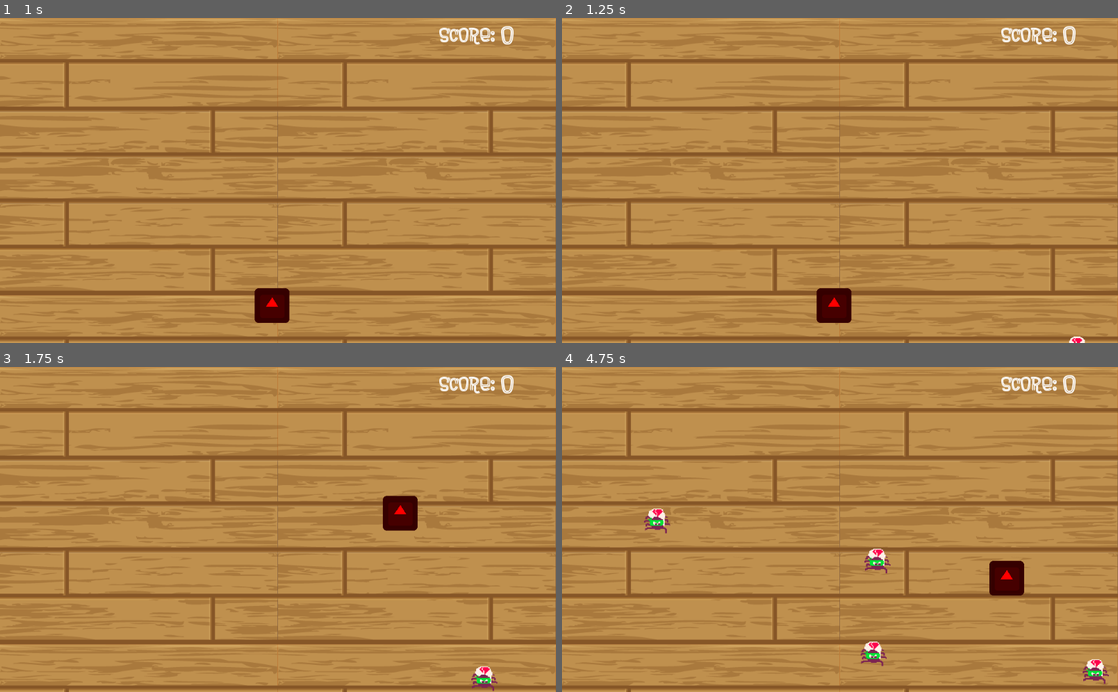
Above: before the commit, frames 1-4 (two rows, left to right).
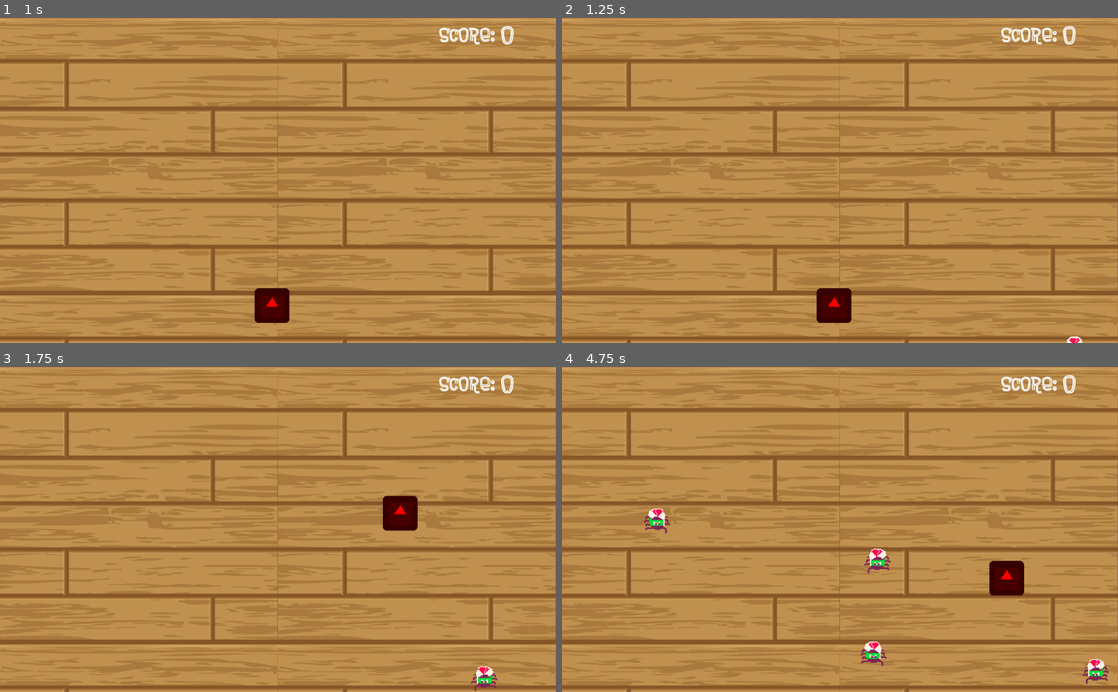
Above: after the commit, the same moments.

Repository: AtharvVohra/Spider-Swat
Game: Godot game, scene res://Scenes/Title.tscn
The game is run twice, just before and just after one commit, with the same random seed, the same clock (stepped at 60 frames per second) and the same inputs. The engine's default icon, where the game draws it, is replaced by a stand-in: a white triangle on a blue panel in a dark square.
Inputs (mouse positions are in pixels of both pictures, inside the frame that each line leads up to):
- Up to frame 1 (1 s): click "SPLAT!" at 0.5 s
- Up to frame 2 (1.25 s): no input
- Up to frame 3 (1.75 s): move the mouse to (400, 513) at 1.27 s; hold Right (ui_right) from 1.28 s (still down)
- Up to frame 4 (4.75 s): move the mouse to (728, 545) at 2.02 s; release Right (ui_right) at 2.03 s; hold Left (ui_left) 2.03-2.78 s; move the mouse to (895, 458) at 2.77 s; hold Right (ui_right) 2.78-4.28 s; move the mouse to (812, 594) at 3.52 s; move the mouse to (1006, 578) at 4.27 s; hold Left (ui_left) from 4.28 s (still down)

Frame 1 is identical in both runs. In frame 2, less than 0.1% of the frame differs, in the area x 90-95%, y 97-100%; in frame 3, 0.1%; in frame 4, 0.3%, in the area x 54-99%, y 56-98%.

Commit message:
Spider sprite now flips to go left

Diff:
--- a/Scenes/Spider1.tscn
+++ b/Scenes/Spider1.tscn
@@ -47,7 +47,7 @@
 "values": [ ExtResource( 4 ), ExtResource( 2 ), ExtResource( 4 ) ]
 }
 
-[node name="Spider1" type="KinematicBody2D"]
+[node name="Spider1" type="KinematicBody2D" index="0"]
 
 position = Vector2( 500, 270 )
 scale = Vector2( 1.5, 1.5 )
@@ -69,7 +69,7 @@
 
 scale = Vector2( 0.25, 0.25 )
 texture = ExtResource( 2 )
-_sections_unfolded = [ "Animation", "Transform" ]
+_sections_unfolded = [ "Animation", "Offset", "Transform" ]
 
 [node name="AnimationPlayer" type="AnimationPlayer" parent="." index="2"]
 
--- a/Scripts/Spider_Movement.gd
+++ b/Scripts/Spider_Movement.gd
@@ -74,7 +74,9 @@
 	position.x += -velocity.x * 100
 	position.y += -velocity.y * 100
 
-
+	# Set the sprite direction
+	if velocity.x < 0:
+		$Sprite.flip_h = true # turn left
 
 func _process(delta):
 #	# Called every frame. Delta is time since last frame.
